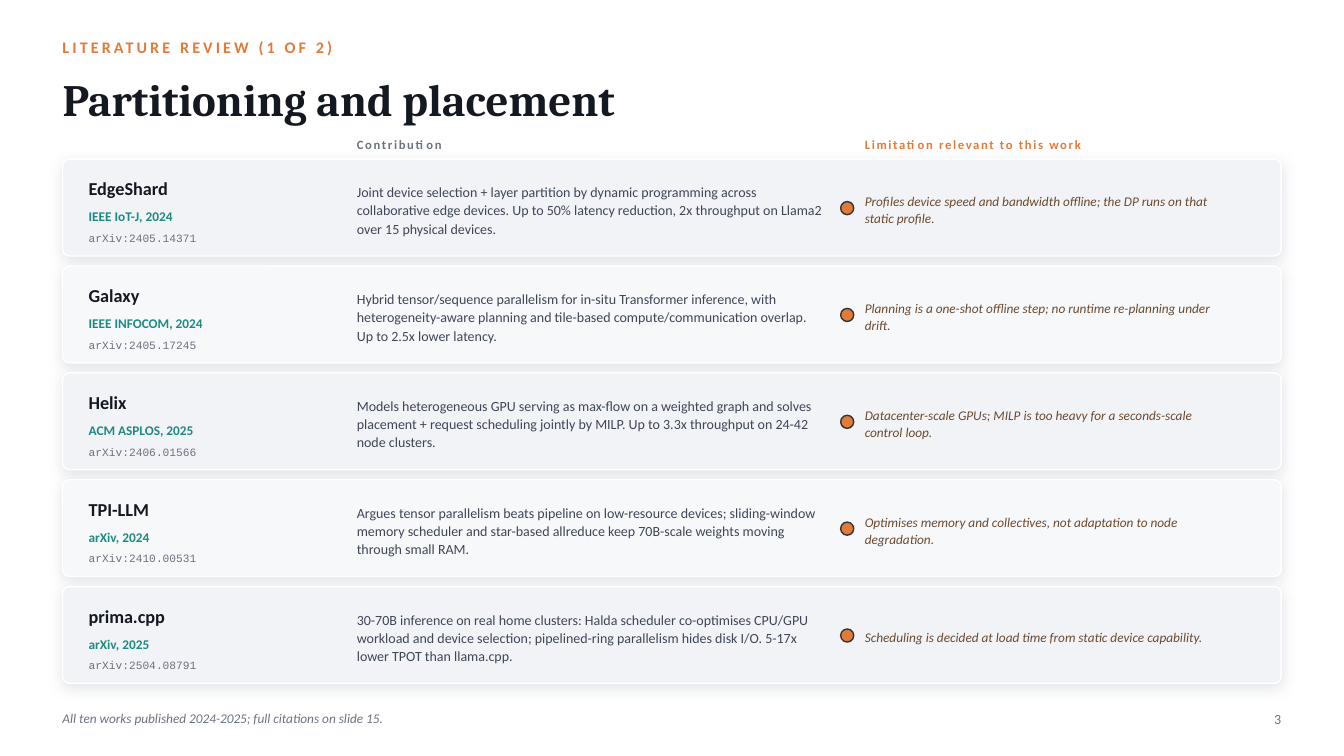
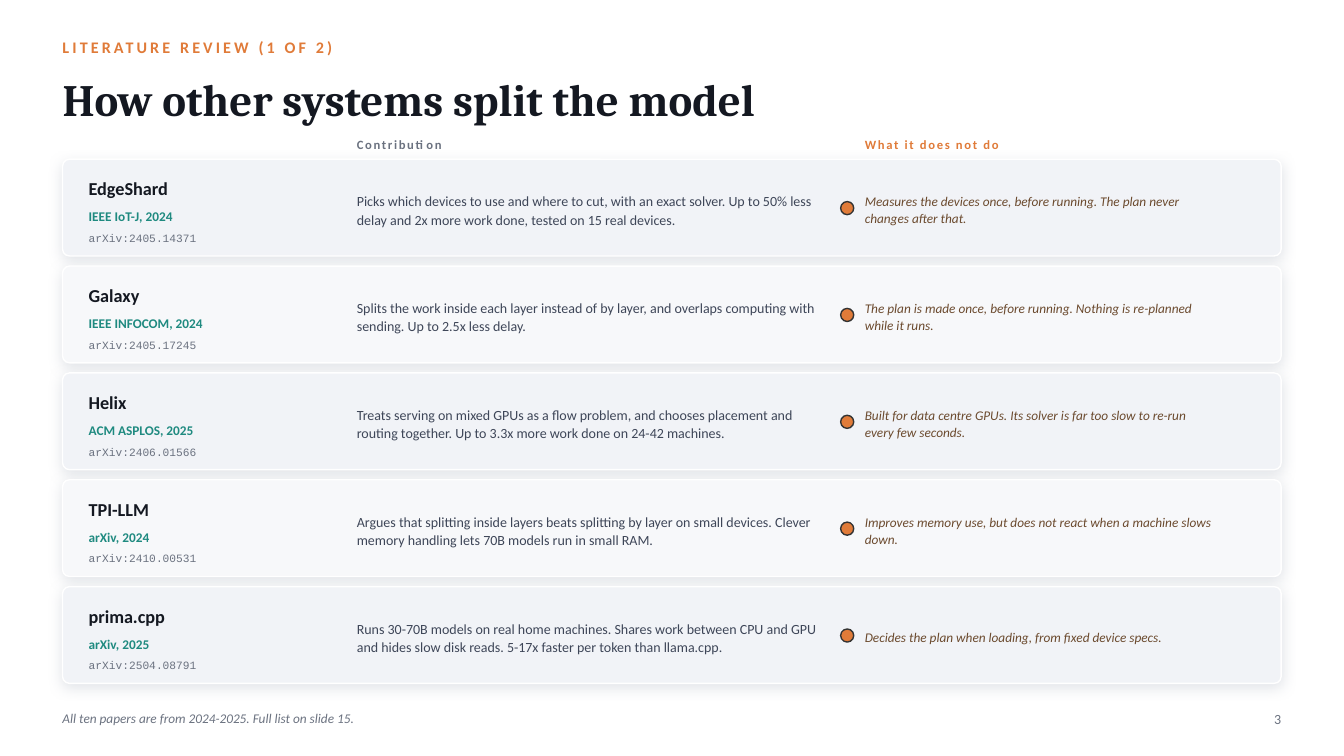
Before and after one commit to karnati-praveen/ebpf-, a slide deck: slide 3 of docs/presentation/KubeEdgeInfer.pptx. Drawn at 1344x756 pixels with LibreOffice and Linux fonts; fonts in the diff are those of the drawing. Boxes give left, top, right and bottom in pixels: in the first picture for what was removed or moved away, otherwise in the second. Text is boxed around its words. In the diff, an @@ line names an element or a change of style, - is before the commit and + after.

```diff
--- a/docs/presentation/KubeEdgeInfer.pptx
+++ b/docs/presentation/KubeEdgeInfer.pptx
@@ text at (63, 84, 755, 126): text changed @@
-Partitioning and placement
+How other systems split the model
@@ text at (865, 140, 998, 149): text changed @@
-Limitation relevant to this work
+What it does not do
@@ text at (357, 196, 811, 228): text changed @@
-Joint device selection + layer partition by dynamic programming across collaborative edge devices. Up to 50% latency reduction, 2x throughput on Llama2 over 15 physical devices.
+Picks which devices to use and where to cut, with an exact solver. Up to 50% less delay and 2x more work done, tested on 15 real devices.
@@ text at (865, 196, 1179, 226): text changed @@
-Profiles device speed and bandwidth offline; the DP runs on that static profile.
+Measures the devices once, before running. The plan never changes after that.
@@ text at (357, 303, 814, 334): text changed @@
-Hybrid tensor/sequence parallelism for in-situ Transformer inference, with heterogeneity-aware planning and tile-based compute/communication overlap. Up to 2.5x lower latency.
+Splits the work inside each layer instead of by layer, and overlaps computing with sending. Up to 2.5x less delay.
@@ text at (865, 303, 1191, 330): text changed @@
-Planning is a one-shot offline step; no runtime re-planning under drift.
+The plan is made once, before running. Nothing is re-planned while it runs.
@@ text at (357, 410, 792, 441): text changed @@
-Models heterogeneous GPU serving as max-flow on a weighted graph and solves placement + request scheduling jointly by MILP. Up to 3.3x throughput on 24-42 node clusters.
+Treats serving on mixed GPUs as a flow problem, and chooses placement and routing together. Up to 3.3x more work done on 24-42 machines.
@@ text at (865, 410, 1186, 439): text changed @@
-Datacenter-scale GPUs; MILP is too heavy for a seconds-scale control loop.
+Built for data centre GPUs. Its solver is far too slow to re-run every few seconds.
@@ text at (357, 517, 810, 548): text changed @@
-Argues tensor parallelism beats pipeline on low-resource devices; sliding-window memory scheduler and star-based allreduce keep 70B-scale weights moving through small RAM.
+Argues that splitting inside layers beats splitting by layer on small devices. Clever memory handling lets 70B models run in small RAM.
@@ text at (865, 517, 1211, 544): text changed @@
-Optimises memory and collectives, not adaptation to node degradation.
+Improves memory use, but does not react when a machine slows down.
@@ text at (357, 624, 816, 655): text changed @@
-30-70B inference on real home clusters: Halda scheduler co-optimises CPU/GPU workload and device selection; pipelined-ring parallelism hides disk I/O. 5-17x lower TPOT than llama.cpp.
+Runs 30-70B models on real home machines. Shares work between CPU and GPU and hides slow disk reads. 5-17x faster per token than llama.cpp.
@@ text at (865, 632, 1161, 645): text changed @@
-Scheduling is decided at load time from static device capability.
+Decides the plan when loading, from fixed device specs.
@@ text at (62, 714, 354, 725): text changed @@
-All ten works published 2024-2025; full citations on slide 15.
+All ten papers are from 2024-2025. Full list on slide 15.
```
Also in this commit, not shown: 14 other slides changed, 10 other files.
